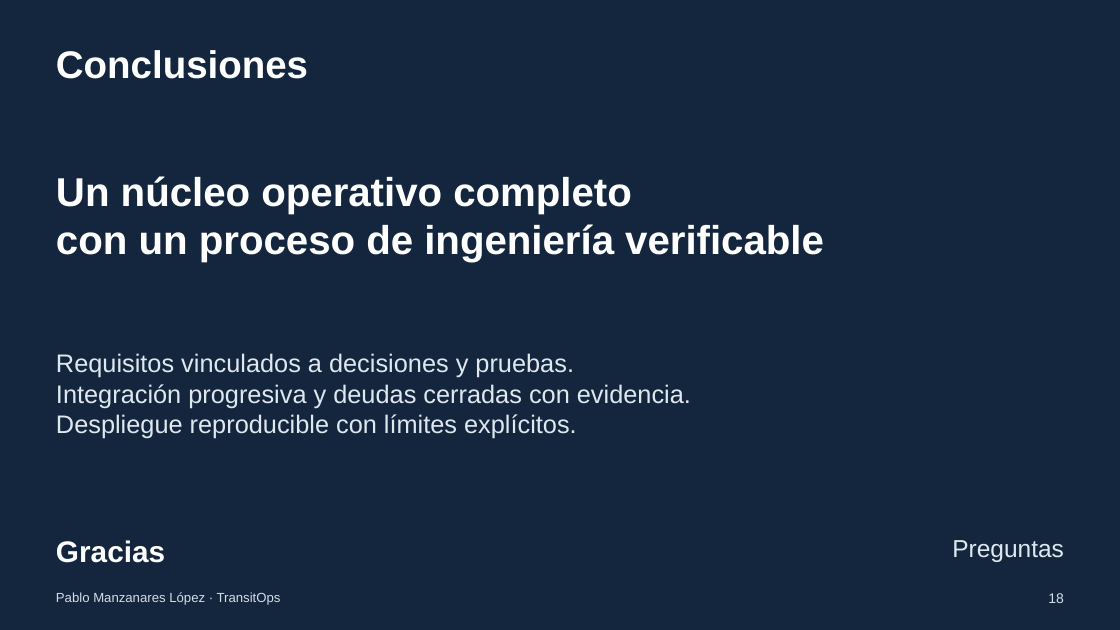
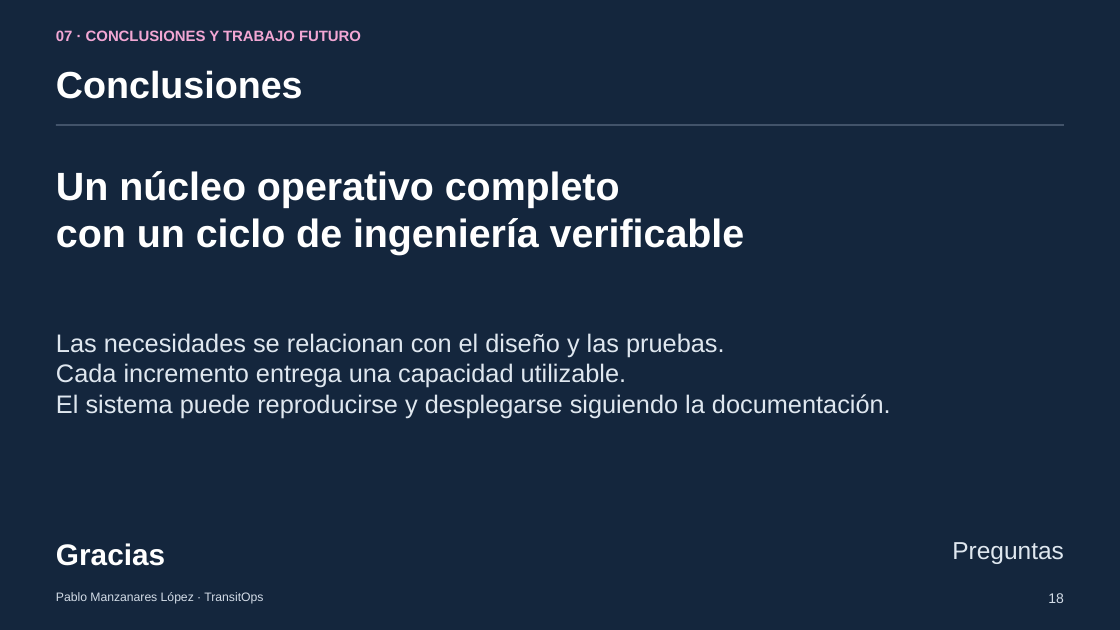
Before and after one commit to pey-45/TransitOps, a slide deck: slide 18 of tfg/presentacion/entrega/TransitOps_Presentacion_TFG.pptx. Drawn at 1120x630 pixels with LibreOffice and Linux fonts; fonts in the diff are those of the drawing. Boxes give left, top, right and bottom in pixels: in the first picture for what was removed or moved away, otherwise in the second. Text is boxed around its words. In the diff, an @@ line names an element or a change of style, - is before the commit and + after.

```diff
--- a/tfg/presentacion/entrega/TransitOps_Presentacion_TFG.pptx
+++ b/tfg/presentacion/entrega/TransitOps_Presentacion_TFG.pptx
@@ text added at [56,30,361,41], 12.8 pt, text #F2A7D4, bold @@
+07 · CONCLUSIONES Y TRABAJO FUTURO
@@ text "Conclusiones": place and size @@
-text "Conclusiones" at [56,50,308,79]
+text "Conclusiones" at [56,70,303,99]
@@ text "Conclusiones" at [56,70,303,99]: size 33 to 32.2 pt @@
@@ rectangle added at [56,124,1065,126], fill #42536A @@
@@ text at [56,171,620,208]: size 34.5 to 33.8 pt in "Un núcleo operativo completo" @@
@@ text at [56,218,745,255]: text changed; size 34.5 to 33.8 pt @@
-con un proceso de ingeniería verificable
+con un ciclo de ingeniería verificable
@@ text removed at [56,353,691,439] @@
-Requisitos vinculados a decisiones y pruebas.
-Integración progresiva y deudas cerradas con evidencia.
-Despliegue reproducible con límites explícitos.
@@ text added at [56,333,891,418], 21.8 pt, text #DFE7EF @@
+Las necesidades se relacionan con el diseño y las pruebas.
+Cada incremento entrega una capacidad utilizable.
+El sistema puede reproducirse y desplegarse siguiendo la documentación.
@@ text "Pablo Manzanares López · TransitOps" at [56,592,263,604]: size 11.2 to 10.5 pt @@
```
Also in this commit, not shown: 9 other slides changed, 12 slides added, 12 slides removed, 7 other files.
